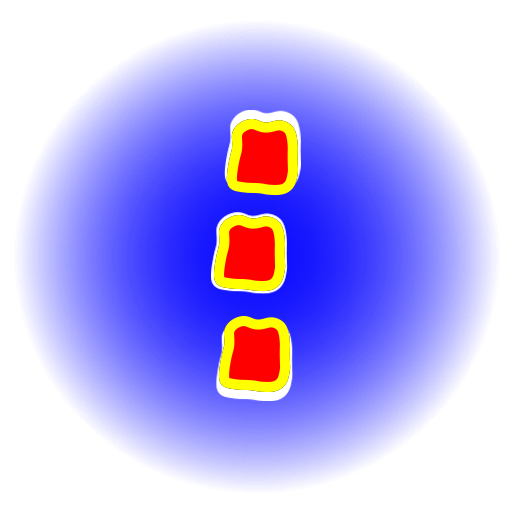
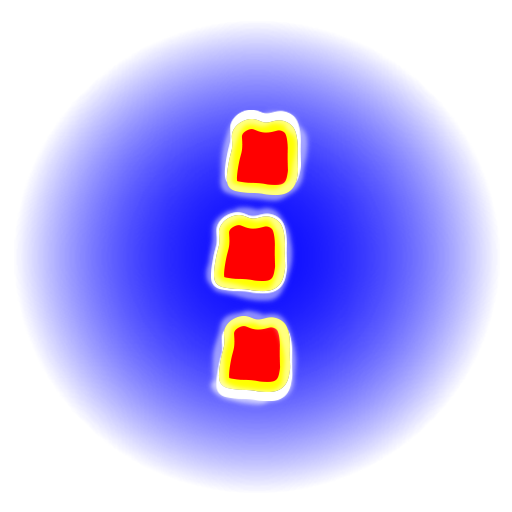
Two versions of the same layered image (512 x 512). Layer-by-layer changes:
renamed "Слой 10" to "Group 1", blend addition → normal, painted on it over [201, 108, 312, 409]
removed layer "Слой 9" over [214, 119, 298, 392]
removed layer "Слой 8" (was addition) over [201, 108, 312, 409]
